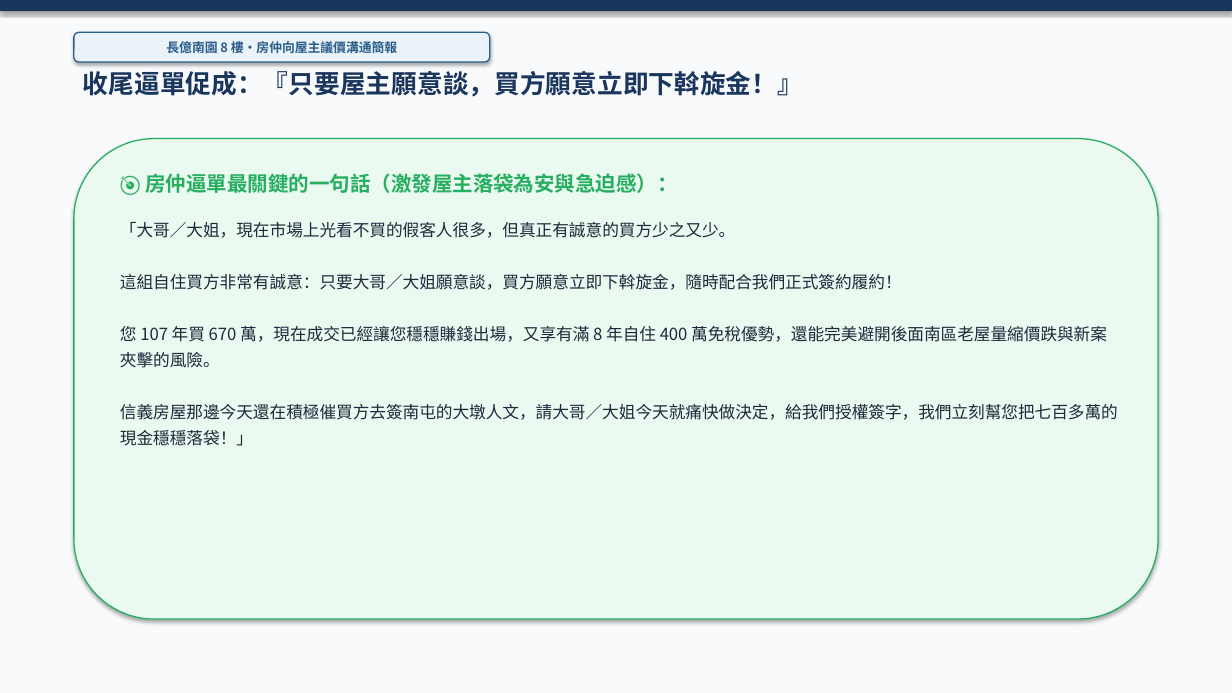
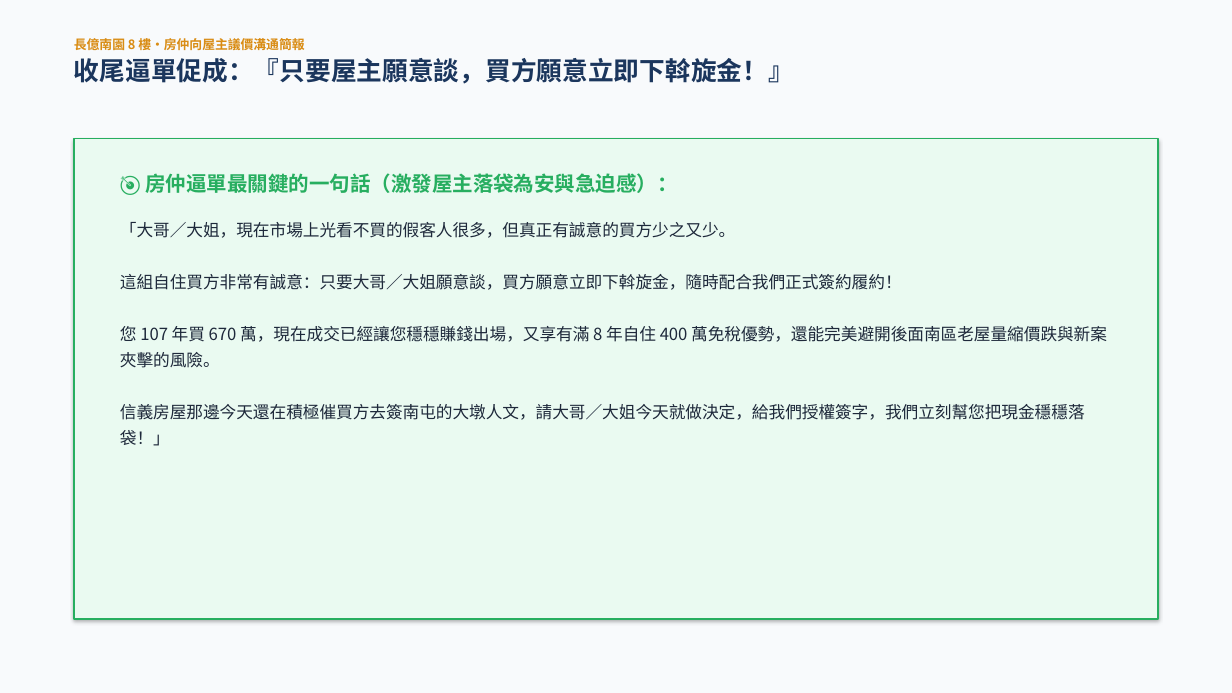
Before and after one commit to derekhcw168/taichung-house-hunting, a slide deck: slide 13 of 長億南園8樓/長億南園8樓_房仲向屋主議價溝通簡報.ppt. Drawn at 1232x693 pixels with LibreOffice and Linux fonts; fonts in the diff are those of the drawing. Boxes give left, top, right and bottom in pixels: in the first picture for what was removed or moved away, otherwise in the second. Text is boxed around its words. In the diff, an @@ line names an element or a change of style, - is before the commit and + after.

Commit message:
更新長億南園8樓議價溝通文件與簡報(說服理由7新增舊裝潢拆除清運泥作工程負擔)

```diff
--- a/長億南園8樓/長億南園8樓_房仲向屋主議價溝通簡報.ppt
+++ b/長億南園8樓/長億南園8樓_房仲向屋主議價溝通簡報.ppt
@@ rectangle removed at box(0, 0, 1232, 11) @@
@@ text at box(74, 36, 304, 54): paragraph added @@
+長億南園 8 樓・房仲向屋主議價溝通簡報
@@ text at box(74, 58, 794, 84): more space between paragraphs @@
@@ text "長億南園 8 樓・房仲向屋主議價溝通簡報": place and size @@
-text "長億南園 8 樓・房仲向屋主議價溝通簡報" at box(83, 71, 803, 97)
+text "長億南園 8 樓・房仲向屋主議價溝通簡報" at box(74, 36, 794, 84)
@@ rounded rectangle removed at box(74, 32, 490, 62) @@
-長億南園 8 樓・房仲向屋主議價溝通簡報
@@ rectangle at box(74, 139, 1158, 619): rounded rectangle to rectangle @@
@@ text at box(120, 222, 1107, 446): text changed @@
-「大哥／大姐，現在市場上光看不買的假客人很多，但真正有誠意的買方少之又少。
-這組自住買方非常有誠意：只要大哥／大姐願意談，買方願意立即下斡旋金，隨時配合我們正式簽約履約！
-您 107 年買 670 萬，現在成交已經讓您穩穩賺錢出場，又享有滿 8 年自住 400 萬免稅優勢，還能完美避開後面南區老屋量縮價跌與新案夾擊的風險。
-信義房屋那邊今天還在積極催買方去簽南屯的大墩人文，請大哥／大姐今天就痛快做決定，給我們授權簽字，我們立刻幫您把七百多萬的現金穩穩落袋！」
+「大哥／大姐，現在市場上光看不買的假客人很多，但真正有誠意的買方少之又少。
+這組自住買方非常有誠意：只要大哥／大姐願意談，買方願意立即下斡旋金，隨時配合我們正式簽約履約！
+您 107 年買 670 萬，現在成交已經讓您穩穩賺錢出場，又享有滿 8 年自住 400 萬免稅優勢，還能完美避開後面南區老屋量縮價跌與新案夾擊的風險。
+信義房屋那邊今天還在積極催買方去簽南屯的大墩人文，請大哥／大姐今天就做決定，給我們授權簽字，我們立刻幫您把現金穩穩落袋！」
```
Also in this commit, not shown: 12 other slides changed, 8 other files.
